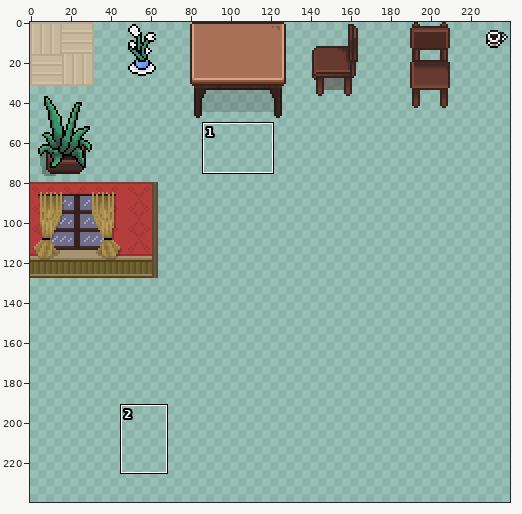
Sprite sheet -- Asset/Tiles/Furniture.png. Above, an overview of the earlier version with the close-up marked.
Close-up. Before:
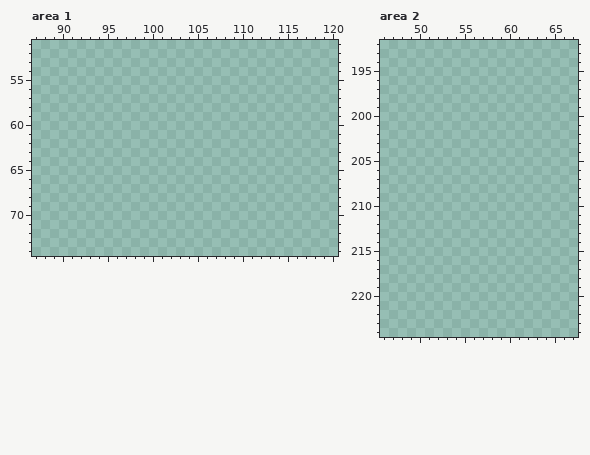
The file is 240x240 pixels. Colours within 5 levels of each other are drawn and written as one. Shown: area 1: x 87..120, y 51..74; area 2: x 46..67, y 192..224. The commit also changed other parts of the picture, which this record leaves out.
New version:
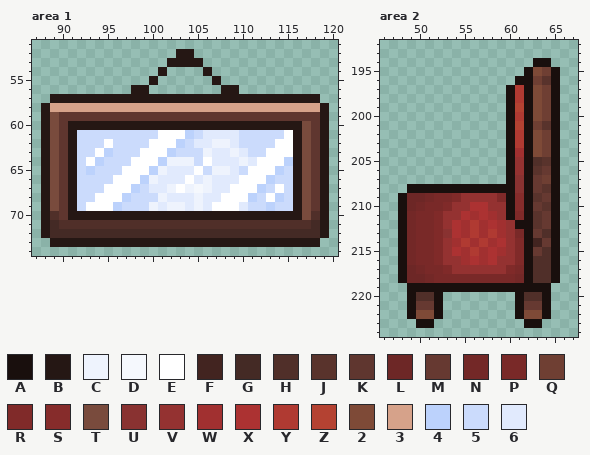
Palette (. is transparent): A #190f0d  B #251714  C #eef3fd  D #f5f8fd  E #ffffff  F #422420  G #442a25  H #502f29  J #59332c  K #5f362f  L #6d2726  M #663931  N #732827  P #792928  Q #6f3f33  R #802a29  S #862c2b  T #794b3d  U #893231  V #943231  W #a13030  X #ac3232  Y #b03a32  Z #b44232  2 #7e4a37  3 #d6a28a  4 #bcd2fc  5 #cbdbfc  6 #e1eafd
Edits made:
Changed rows in their new state; - is an unchanged pixel.
Area 1:
first column x 88:
52 ---------------BB---------------
53 --------------BBBB--------------
54 -------------B----B-------------
55 ------------B------B------------
56 ----------BB--------BB----------
57 -BBBBBBBBBBBBBBBBBBBBBBBBBBBBBB-
58 B333333333333333333333333333333B
59 BTKKKKKKKKKKKKKKKKKKKKKKKKKKKKKB
60 BTKBBBBBBBBBBBBBBBBBBBBBBBBBBTKB
61 BTKB555555555EEE45666655555EBTKB
62 BTKB555E5555EEE4566CC65555EEBTKB
63 BTKB55E4555EEE4555C66C655EEEBTKB
64 BTKB5E4555EEE4CCC5E666C6EEE4BTKB
65 BTKB54555EEE4C666E5CC65EEE45BTKB
66 BTKB5555EEE4C666E6C666EEE455BTKB
67 BTKB555EEE4566CECDC66EEE45E5BTKB
68 BTKB55EEE4555C666C66EEE45E45BTKB
69 BTKB5EEE4555C6CC6C6EEE655455BTKB
70 BHKBBBBBBBBBBBBBBBBBBBBBBBBBBTHB
71 BGHHHHHHHHHHHHHHHHHHHHHHHHHHHHGB
72 BGGGGGGGGGGGGGGGGGGGGGGGGGGGGGGB
73 -BBBBBBBBBBBBBBBBBBBBBBBBBBBBBB-
Area 2:
first column x 48:
194 ---------------AA-
195 --------------A2QA
196 -------------AAQJA
197 ------------AYA2QA
198 ------------AYA2QA
199 ------------AZA2QA
200 ------------AYA2QA
201 ------------AZAQJA
202 ------------AYA2QA
203 ------------AYA2QA
204 ------------AWA2QA
205 ------------AVAHJA
206 ------------AVAJMA
207 ------------AUAMQA
208 -AAAAAAAAAAAAUAMJA
209 ALLNPPRVVVVRASAJMA
210 ALNPPRVVXXVVASAMJA
211 ANPPRVVXWXWVARAJMA
212 ANPPRVXWYWXWVAAJMA
213 ANPPRUXWYWYWVPAMHA
214 ANPPRVWYWYWXVRAFMA
215 ANPPRVXWYWXWVRAMHA
216 ANPPRVVWXWXVVRAHHA
217 ALNPPRVVVVVVRPAHHA
218 ALLNPPPPPPPPPNAHHA
219 -AAAAAAAAAAAAAAAA-
220 -AHHA--------AHHA-
221 -AMMA--------AMMA-
222 -A22A--------A22A-
223 --AA----------AA--
